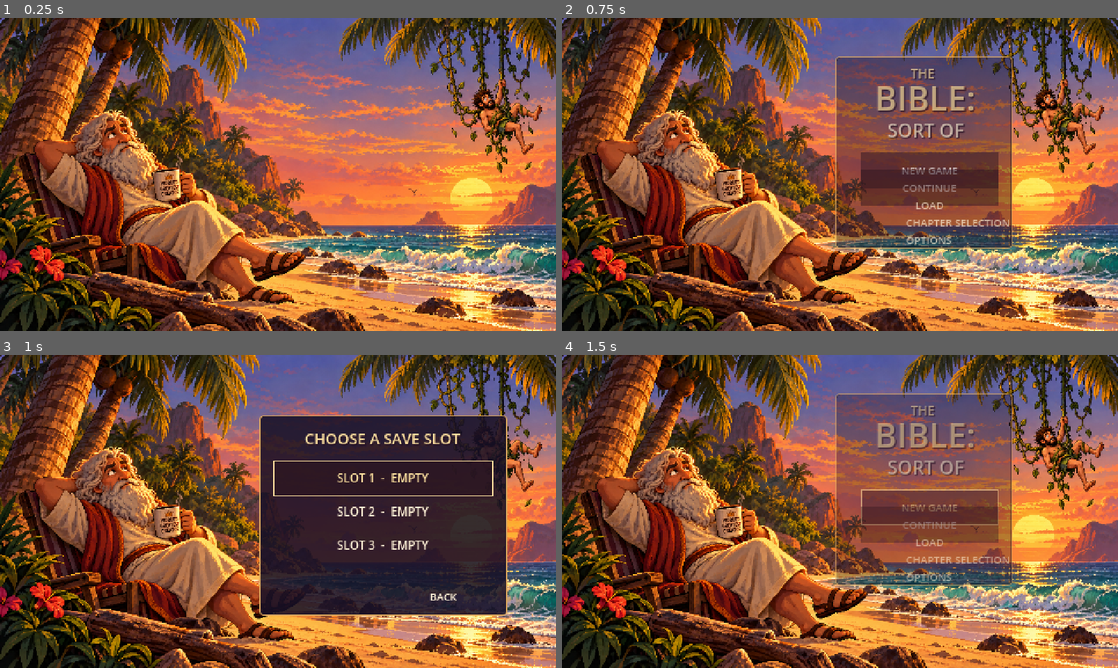
Above: before the commit, frames 1-4 (two rows, left to right).
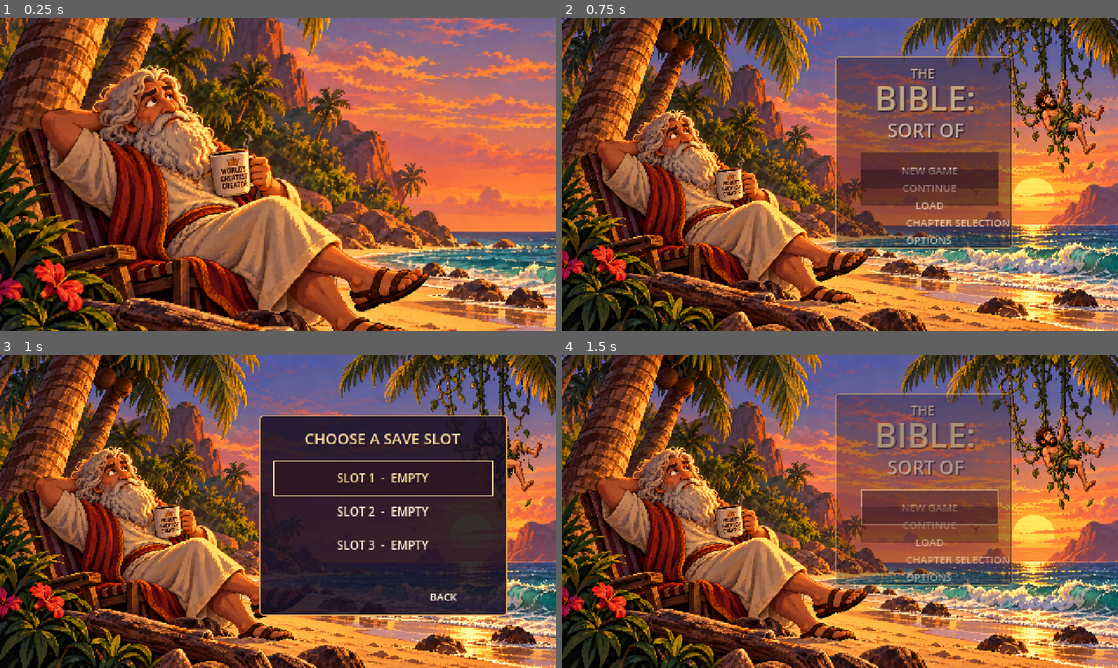
Above: after the commit, the same moments.

Repository: badmrfrosty313/the-bible-sort-of
Game: Godot game, scene res://scenes/title/title_screen.tscn
Two runs of this game, one before a commit and one after it. Both use one fixed random seed, a clock stepped at 60 frames per second and the inputs below.
Inputs (mouse positions are in pixels of both pictures, inside the frame that each line leads up to):
- Up to frame 1 (0.25 s): no input
- Up to frame 2 (0.75 s): tap Enter at 0.5 s; move the mouse to (962, 158) at 0.52 s; click (962, 158) at 0.67 s
- Up to frame 3 (1 s): no input
- Up to frame 4 (1.5 s): click "BACK" at 1.25 s

The runs differ from the first frame. In frame 1, 87% of the frame differs, in the area x 0-100%, y 0-100%; in frame 2, nothing differs; in frame 3, nothing differs; in frame 4, nothing differs.

Commit message:
Use close-up, Adam reveal, and reaction camera beats without duplicate artwork

Diff:
--- a/scenes/title/title_screen.gd
+++ b/scenes/title/title_screen.gd
@@ -16,6 +16,7 @@
 var panel_group: Control
 var intro_group: Control
 var beach_intro
+var beach_plate: Sprite2D
 var continue_button: Button
 var last_slot := 0
 var active_slot := 0
@@ -41,12 +42,14 @@
 	beach.texture_filter = CanvasItem.TEXTURE_FILTER_LINEAR
 	beach.position = Vector2(240, 135)
 	beach.scale = Vector2(480.0 / float(BEACH_PLATE.get_width()), 270.0 / float(BEACH_PLATE.get_height()))
+	beach_plate = beach
 	add_child(beach)
 
 func _build_beach_intro() -> void:
 	beach_intro = BEACH_INTRO_SCRIPT.new()
 	beach_intro.name = "BeachIntro"
 	add_child(beach_intro)
+	beach_intro.configure(beach_plate)
 
 func _build_title() -> void:
 	title_group = Control.new()
@@ -88,29 +91,29 @@
 	ui.add_child(panel_group)
 
 func _play_intro() -> void:
-	# Source: "The Bible: Sort Of Game Scripting" in Google Docs.
-	# Silence first, THEN Adam falls, THEN the punchline, THEN the menu.
-	await get_tree().create_timer(1.7).timeout
-	if screen != Screen.INTRO:
-		return
-	beach_intro.start_fall()
-	var fall_tween := create_tween()
-	fall_tween.set_trans(Tween.TRANS_CUBIC)
-	fall_tween.set_ease(Tween.EASE_IN)
-	fall_tween.tween_method(beach_intro.set_fall_progress, 0.0, 1.0, 1.0)
-	await fall_tween.finished
-	if screen != Screen.INTRO:
-		return
-	beach_intro.catch_adam()
-	await get_tree().create_timer(0.6).timeout
-	if screen != Screen.INTRO:
-		return
-	beach_intro.begin_eye_roll()
-	await get_tree().create_timer(0.6).timeout
+	# The existing art is a full composite, so this first animatic uses
+	# cinematic framing until Father/Adam/vines are supplied as layered art.
+	await get_tree().create_timer(1.55).timeout
+	if screen != Screen.INTRO:
+		return
+	beach_intro.show_adam()
+	await get_tree().create_timer(0.8).timeout
+	if screen != Screen.INTRO:
+		return
+	await get_tree().create_timer(0.65).timeout
+	if screen != Screen.INTRO:
+		return
+	beach_intro.show_father_reaction()
+	await get_tree().create_timer(0.75).timeout
 	if screen != Screen.INTRO:
 		return
 	intro_group.visible = true
-	await get_tree().create_timer(1.75).timeout
+	await get_tree().create_timer(1.65).timeout
+	if screen != Screen.INTRO:
+		return
+	intro_group.visible = false
+	beach_intro.reveal_full_beach()
+	await get_tree().create_timer(0.65).timeout
 	if screen == Screen.INTRO:
 		_show_menu()
 
@@ -118,7 +121,7 @@
 	screen = Screen.MENU
 	intro_group.visible = false
 	if beach_intro != null:
-		beach_intro.visible = false
+		beach_intro.reset_immediately()
 	panel_group.visible = false
 	title_group.visible = true
 	title_group.modulate.a = 0.0
